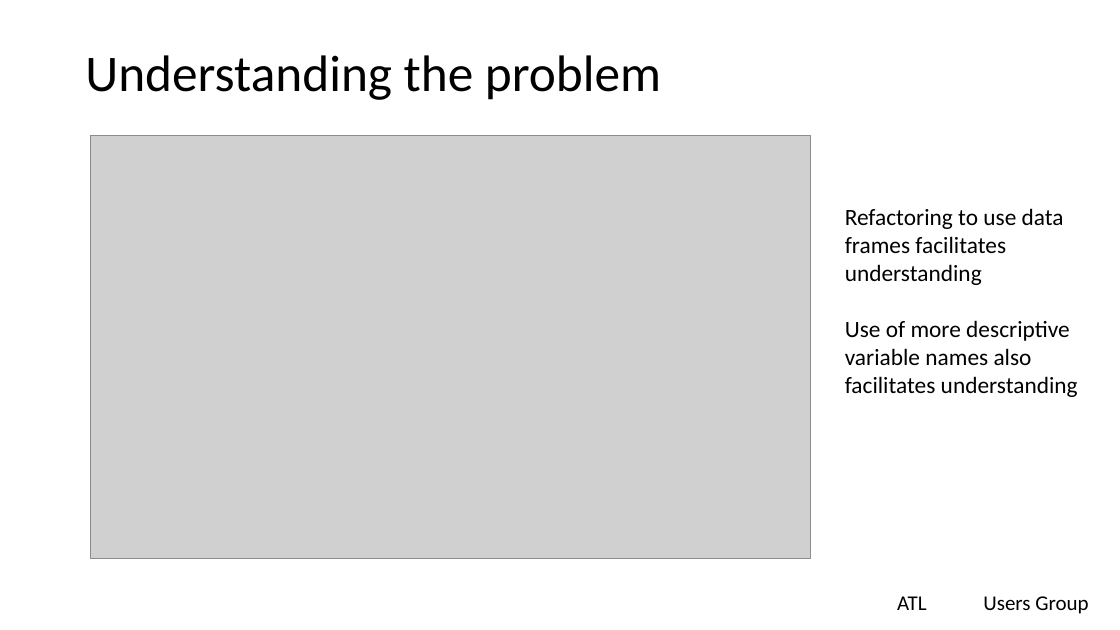
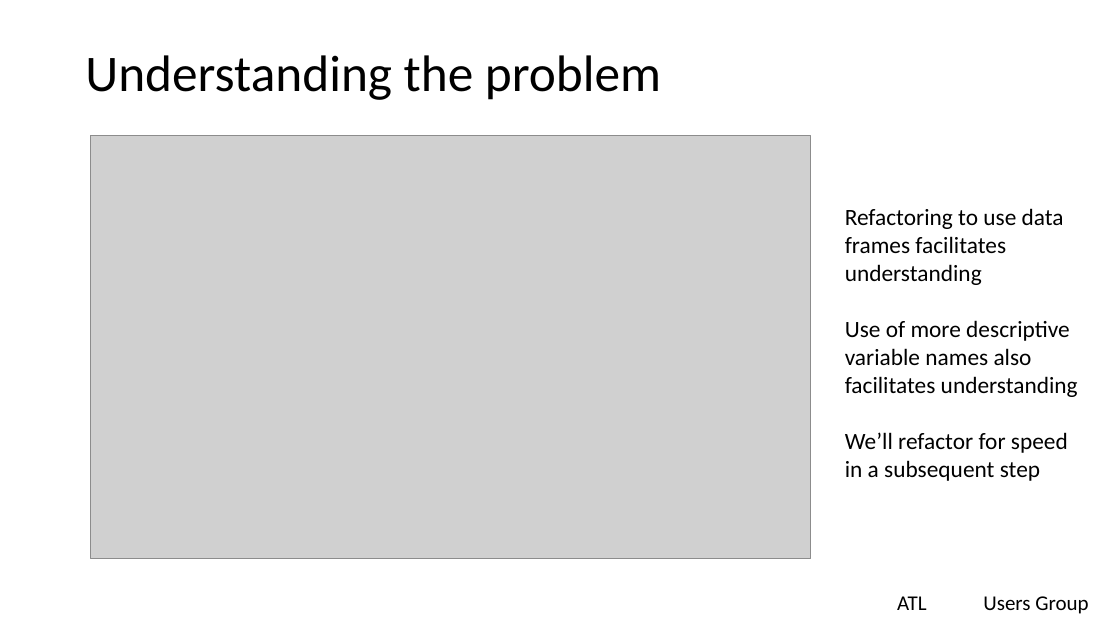
Before and after one commit to lgreski/communications, a slide deck: slide 7 of presentations/debuggingBernoulliTrials.pptx. Drawn at 1120x630 pixels with LibreOffice and Linux fonts; fonts in the diff are those of the drawing; grey boxes stand for pictures; background and template pictures are left out. Boxes give left, top, right and bottom in pixels: in the first picture for what was removed or moved away, otherwise in the second. Text is boxed around its words. In the diff, an @@ line names an element or a change of style, - is before the commit and + after.

```diff
--- a/presentations/debuggingBernoulliTrials.pptx
+++ b/presentations/debuggingBernoulliTrials.pptx
@@ text at (845,208,1078,481): text changed @@
-Refactoring to use data frames facilitates understanding
-Use of more descriptive
-variable names also
-facilitates understanding
+Refactoring to use data frames facilitates understanding
+Use of more descriptive
+variable names also
+facilitates understanding
+We’ll refactor for speed
+in a subsequent step
```
Also in this commit, not shown: 8 other slides changed, 6 slides added, 1 slide removed, 2 other files.
